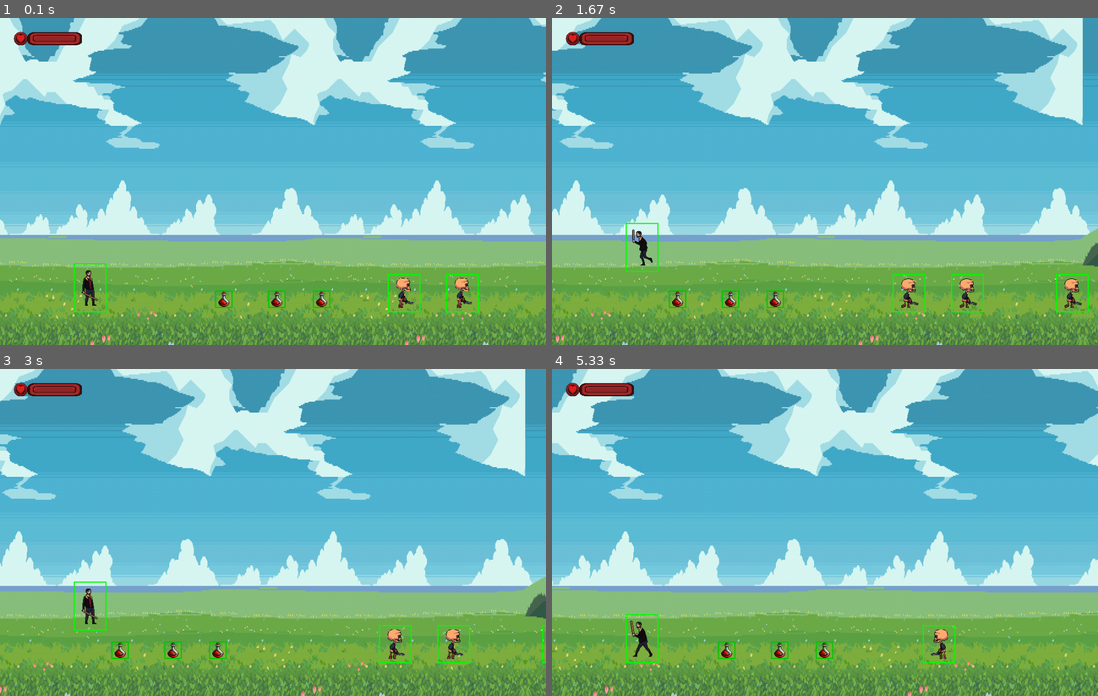
Above: before the commit, frames 1-4 (two rows, left to right).
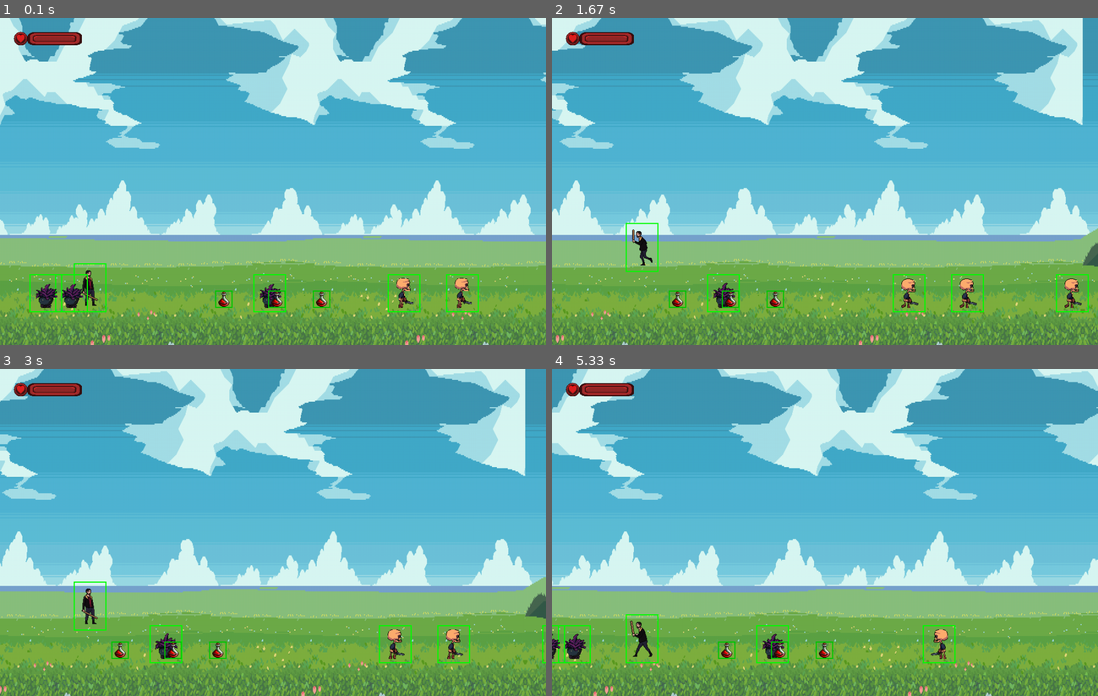
Above: after the commit, the same moments.

Repository: AdrianHerzberger/pyGame_arcade
Game: pygame game, started from game.py
Same seed, same stepped clock (60 frames per second), same inputs: the game is played once before the commit and once after it.
Inputs:
- Up to frame 1 (0.1 s): no input
- Up to frame 2 (1.67 s): hold Right 0.33-0.8 s; hold Right 0.83-1.3 s; tap Space at 0.9, 1.2, 1.4 s; hold Left from 1.33 s (still down)
- Up to frame 3 (3 s): tap Space at 1.7, 1.97, 2.27, 2.4, 2.7 s; release Left at 1.87 s; hold Left 1.9-2.3 s; hold Right 2.33-2.97 s
- Up to frame 4 (5.33 s): hold Left 3-3.47 s; tap Space at 3.07, 3.37, 3.57, 3.87, 4.07, 4.37, 4.57, 4.87, 5.13 s; hold Right 3.5-3.97 s; hold Right 4-4.47 s; hold Left 4.5-5.03 s; hold Left from 5.07 s (still down)

The runs differ from the first frame. In frame 1, 0.8% of the frame differs, in the area x 5-53%, y 78-90%; in frame 2, 0.3%; in frame 3, 0.3%; in frame 4, 0.6%.

Commit message:
intruduce static enemy

Diff:
--- a/enemies_movable.py
+++ b/enemies_movable.py
@@ -1,7 +1,7 @@
 import pygame
 import random
 from globals import *
-from enemy_animations import Enemy_Animations
+from enemy_movable_animations import Enemy_Movable_Animations
 from player import Player
 from inputs import GameInputs
 
@@ -23,7 +23,7 @@
             int(self.original_size[1] * self.scale_factor),
         )
         self.enemy_collision_rect = pygame.Rect(self.enm_x_pos, self.enm_y_pos, 60, 70)
-        self.enemy_animations = Enemy_Animations()
+        self.enemy_animations = Enemy_Movable_Animations()
         self.player_kill = Player(self)
 
     def update(self):
--- /dev/null
+++ b/enemy_movable_animations.py
@@ -0,0 +1,102 @@
+import pygame
+from pygame.locals import *
+
+
+class Enemy_Movable_Animations:
+    def __init__(self):
+        self.enemy_movable_idle_sheet = pygame.image.load("assets/enemy/movable/idle.png")
+        self.enemy_movable_walk_sheet = pygame.image.load("assets/enemy/movable/walk.png")
+        self.enemy_movable_attack_light_sheet = pygame.image.load("assets/enemy/movable/attack_light.png")
+        self.enemy_movable_hurt_sheet = pygame.image.load("assets/enemy/movable/hurt.png")
+        self.enemy_movable_dead_sheet = pygame.image.load("assets/enemy/movable/dead.png")
+
+        self.idle_animation = []
+        self.walking_animation = []
+        self.attack_light_animation = []
+        self.hurt_animation = []
+        self.dead_animation = []
+
+        self.idle_animation_steps = 7
+        self.walking_aniamtion_steps = 8
+        self.attack_light_animation_steps = 4
+        self.hurt_animation_steps = 3
+        self.dead_animation_steps = 3
+
+        self.max_steps = max(
+            self.idle_animation_steps,
+            self.walking_aniamtion_steps,
+            self.attack_light_animation_steps,
+            self.hurt_animation_steps,
+            self.dead_animation_steps
+        )
+
+        self.current_animation_steps = 8
+        self.current_frame = 0
+        self.base_animation_delay = 800
+        self.last_update_time = pygame.time.get_ticks()
+
+        self.frame_width = 128
+        self.frame_height = 128
+
+        self.dead_animation_finished = False
+
+        self.load_walking_animation()
+        self.load_dead_animation()
+
+    def set_current_animation(self, steps):
+        if self.current_animation_steps != steps:
+            self.current_frame = 0
+        self.current_animation_steps = steps
+        self.animation_delay = self.base_animation_delay / self.max_steps
+
+
+    def load_walking_animation(self):
+        for frame in range(self.walking_aniamtion_steps):
+            walking_sprite = pygame.Surface(
+                (self.frame_width, self.frame_height), pygame.SRCALPHA
+            )
+            walking_sprite.blit(
+                self.enemy_movable_walk_sheet,
+                (0, 0),
+                (frame * self.frame_width, 0, self.frame_width, self.frame_height)
+            )
+            self.walking_animation.append(walking_sprite)
+
+    def load_dead_animation(self):
+        for frame in range(self.dead_animation_steps):
+            dead_sprite = pygame.Surface(
+                (self.frame_width, self.frame_height), pygame.SRCALPHA
+            )
+            dead_sprite.blit(
+                self.enemy_movable_dead_sheet,
+                (0, 0),
+                (frame * self.frame_width, 0, self.frame_width, self.frame_height)
+            )
+            self.dead_animation.append(dead_sprite)
+
+
+    def get_current_walking_animation(self):
+        self.set_current_animation(self.walking_aniamtion_steps)
+        self.update_animation()
+        return self.walking_animation[self.current_frame]
+
+
+    def get_current_dead_animation(self):
+        if not self.dead_animation_finished:
+            self.set_current_animation(self.dead_animation_steps)
+            self.update_animation()
+            if self.current_frame == self.dead_animation_steps - 1:
+                self.dead_animation_finished = True
+            return self.dead_animation[self.current_frame]
+        else:
+            return self.get_dead_static_frame()
+
+    def get_dead_static_frame(self):
+        return self.dead_animation[-1]
+
+
+    def update_animation(self):
+        current_time = pygame.time.get_ticks()
+        if current_time - self.last_update_time > self.animation_delay:
+            self.current_frame = (self.current_frame + 1) % self.current_animation_steps
+            self.last_update_time = current_time
--- /dev/null
+++ b/enemy_static.py
@@ -0,0 +1,63 @@
+import pygame
+import random
+from enemies_movable import Enemy_Movable
+from enemy_static_animations import Enemy_Static_Animations
+from player import Player
+from globals import *
+
+
+class Enemy_Static:
+    def __init__(self, x, y):
+        self.enemy_instance = Enemy_Movable(x, y)
+        self.enemy_animations = Enemy_Static_Animations()
+        self.player_kill = Player(self)
+
+
+    def update(self):
+        if self.player_kill.enemy_health.current_health == 0:
+            self.enemy_instance.is_dead = True
+
+        if not self.enemy_instance.is_dead:
+            self.enemy_instance.enemy_collision_rect.topleft = (self.enemy_instance.enm_x_pos, self.enemy_instance.enm_y_pos)
+            if self.enemy_instance.enm_x_pos > self.enemy_instance.enm_range_max:
+                self.enemy_instance.enm_x_pos = self.enemy_instance.enm_range_max
+            elif self.enemy_instance.enm_x_pos < self.enemy_instance.enm_range_min:
+                self.enemy_instance.enm_x_pos = self.enemy_instance.enm_range_min
+
+
+    def draw(self, screen, scroll):
+        if self.enemy_instance.is_dead:
+            animation = self.enemy_animations.get_current_dead_animation()
+            animation = pygame.transform.scale(animation, self.enemy_instance.scaled_size)
+        else:
+            animation = self.enemy_animations.get_current_idle_animation()
+            animation = pygame.transform.scale(animation, self.enemy_instance.scaled_size)
+
+        screen.blit(animation, (self.enemy_instance.enm_x_pos - scroll, self.enemy_instance.enm_y_pos))
+
+        pygame.draw.rect(
+            screen,
+            (0, 255, 0),
+            pygame.Rect(
+                self.enemy_instance.enm_x_pos - scroll + 20,
+                self.enemy_instance.enm_y_pos + 40,
+                self.enemy_instance.enemy_collision_rect.width,
+                self.enemy_instance.enemy_collision_rect.height,
+            ),
+            2,
+        )
+
+    @classmethod
+    def create_enemies(cls):
+        return [
+            cls(random.randint(0, SCREEN_WIDTH), ENEMY_Y_POS),
+            cls(random.randint(0, SCREEN_WIDTH), ENEMY_Y_POS),
+            cls(random.randint(0, SCREEN_WIDTH), ENEMY_Y_POS),
+        ]
+
+
+    @staticmethod
+    def draw_enemies(screen, enemies, scroll):
+        for enemy in enemies:
+            enemy.update()
+            enemy.draw(screen, scroll)
--- a/enemy_animations.py
+++ b/enemy_static_animations.py
@@ -1,35 +1,19 @@
 import pygame
 from pygame.locals import *
 
-
-class Enemy_Animations:
+class Enemy_Static_Animations:
     def __init__(self):
-        super().__init__()
-        self.enemy_idle_sheet = pygame.image.load("assets/enemy/idle.png")
-        self.enemy_walk_sheet = pygame.image.load("assets/enemy/walk.png")
-        self.enemy_attack_light_sheet = pygame.image.load("assets/enemy/attack_light.png")
-        self.enemy_hurt_sheet = pygame.image.load("assets/enemy/hurt.png")
-        self.enemy_dead_sheet = pygame.image.load("assets/enemy/dead.png")
+        self.enemies_static_idle_sheet = pygame.image.load("assets/enemy/static/idle.png")
+        self.enemies_static_dead_sheet = pygame.image.load("assets/enemy/static/disguise.png")
+        self.enemies_static_attack_sheet = pygame.image.load("assets/enemy/static/poison.png")
 
         self.idle_animation = []
-        self.walking_animation = []
-        self.attack_light_animation = []
-        self.hurt_animation = []
         self.dead_animation = []
 
-        self.idle_animation_steps = 7
-        self.walking_aniamtion_steps = 8
-        self.attack_light_animation_steps = 4
-        self.hurt_animation_steps = 3
-        self.dead_animation_steps = 3
+        self.idle_animation_steps = 5
+        self.dead_animation_steps = 5
 
-        self.max_steps = max(
-            self.idle_animation_steps,
-            self.walking_aniamtion_steps,
-            self.attack_light_animation_steps,
-            self.hurt_animation_steps,
-            self.dead_animation_steps
-        )
+        self.max_steps = max(self.idle_animation_steps, self.dead_animation_steps)
 
         self.current_animation_steps = 8
         self.current_frame = 0
@@ -41,7 +25,7 @@
 
         self.dead_animation_finished = False
 
-        self.load_walking_animation()
+        self.load_idle_animation()
         self.load_dead_animation()
 
     def set_current_animation(self, steps):
@@ -50,18 +34,17 @@
         self.current_animation_steps = steps
         self.animation_delay = self.base_animation_delay / self.max_steps
 
-
-    def load_walking_animation(self):
-        for frame in range(self.walking_aniamtion_steps):
-            walking_sprite = pygame.Surface(
+    def load_idle_animation(self):
+        for frame in range(self.idle_animation_steps):
+            idle_sprite = pygame.Surface(
                 (self.frame_width, self.frame_height), pygame.SRCALPHA
             )
-            walking_sprite.blit(
-                self.enemy_walk_sheet,
+            idle_sprite.blit(
+                self.enemies_static_idle_sheet,
                 (0, 0),
                 (frame * self.frame_width, 0, self.frame_width, self.frame_height)
             )
-            self.walking_animation.append(walking_sprite)
+            self.idle_animation.append(idle_sprite)
 
     def load_dead_animation(self):
         for frame in range(self.dead_animation_steps):
@@ -69,18 +52,16 @@
                 (self.frame_width, self.frame_height), pygame.SRCALPHA
             )
             dead_sprite.blit(
-                self.enemy_dead_sheet,
+                self.enemies_static_dead_sheet,
                 (0, 0),
                 (frame * self.frame_width, 0, self.frame_width, self.frame_height)
             )
             self.dead_animation.append(dead_sprite)
 
-
-    def get_current_walking_animation(self):
-        self.set_current_animation(self.walking_aniamtion_steps)
+    def get_current_idle_animation(self):
+        self.set_current_animation(self.idle_animation_steps)
         self.update_animation()
-        return self.walking_animation[self.current_frame]
-
+        return self.idle_animation[self.current_frame]
 
     def get_current_dead_animation(self):
         if not self.dead_animation_finished:
@@ -95,7 +76,6 @@
     def get_dead_static_frame(self):
         return self.dead_animation[-1]
 
-
     def update_animation(self):
         current_time = pygame.time.get_ticks()
         if current_time - self.last_update_time > self.animation_delay:
--- a/game.py
+++ b/game.py
@@ -8,6 +8,7 @@
 from character_animations import Character_Animation
 from player import Player
 from enemies_movable import Enemy_Movable
+from enemy_static import Enemy_Static
 from collectables_health import Health_Bottles
 from camera import Camera
 
@@ -21,7 +22,8 @@
     player = Player(screen)
     inputs = GameInputs(player)
     world = World(screen, inputs)
-    enemies = Enemy_Movable.create_enemies()
+    enemies_movable = Enemy_Movable.create_enemies()
+    enemies_static = Enemy_Static.create_enemies()
     bottles = Health_Bottles.create_bottles()
     camera = Camera(SCREEN_WIDTH, SCREEN_HEIGHT)
 
@@ -33,7 +35,7 @@
                 running = False
 
         scroll = inputs.move_left_right()
-        player.update(enemies, bottles, scroll)
+        player.update(enemies_movable, bottles, scroll)
         world.draw_world(scroll)
 
         player_animation = player.get_current_animation()
@@ -46,7 +48,8 @@
         player.collision_handler.draw(screen)
         player.collision_handler.draw_attack_collision_rect(screen)
 
-        Enemy_Movable.draw_enemies(screen, enemies, scroll)
+        Enemy_Movable.draw_enemies(screen, enemies_movable, scroll)
+        Enemy_Static.draw_enemies(screen, enemies_static, scroll)
         Health_Bottles.draw_health_bottles(screen, bottles, scroll)
 
         pygame.display.flip()
Renamed: assets/enemy/attack_light.png -> assets/enemy/movable/attack_light.png
Renamed: assets/enemy/dead.png -> assets/enemy/movable/dead.png
Renamed: assets/enemy/hurt.png -> assets/enemy/movable/hurt.png
Renamed: assets/enemy/idle.png -> assets/enemy/movable/idle.png
Renamed: assets/enemy/walk.png -> assets/enemy/movable/walk.png
Binary file added: assets/enemy/static/disguise.png
Binary file added: assets/enemy/static/idle.png
Binary file added: assets/enemy/static/poison.png
Not shown, changed: assets/.DS_Store
Not shown, added: assets/enemy/.DS_Store
